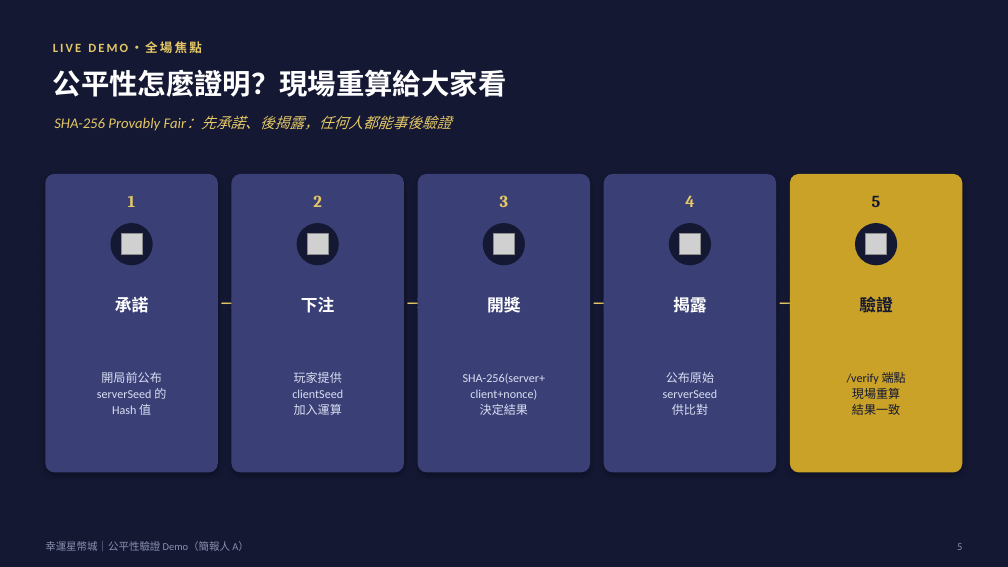
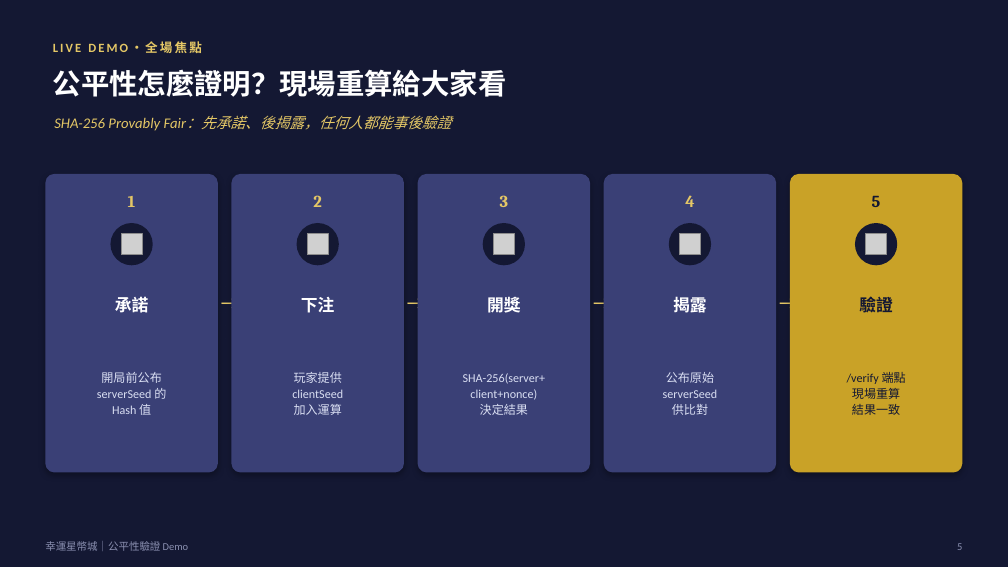
Before and after one commit to opitt2029/Lucky_Star_Casino, a slide deck: slide 6 of docs/report/幸運星幣城-30分鐘簡報-優化版.pptx (slide 5 before the commit). Drawn at 1008x567 pixels with LibreOffice and Linux fonts; fonts in the diff are those of the drawing; grey boxes stand for pictures. Boxes give left, top, right and bottom in pixels: in the first picture for what was removed or moved away, otherwise in the second. Text is boxed around its words. In the diff, an @@ line names an element or a change of style, - is before the commit and + after.

```diff
--- a/docs/report/幸運星幣城-30分鐘簡報-優化版.pptx
+++ b/docs/report/幸運星幣城-30分鐘簡報-優化版.pptx
@@ text at (x1=45, y1=541, x2=189, y2=551): text changed @@
-幸運星幣城｜公平性驗證 Demo（簡報人 A）
+幸運星幣城｜公平性驗證 Demo
```
Also in this commit, not shown: 13 other slides changed, 4 slides added, 4 other files.
